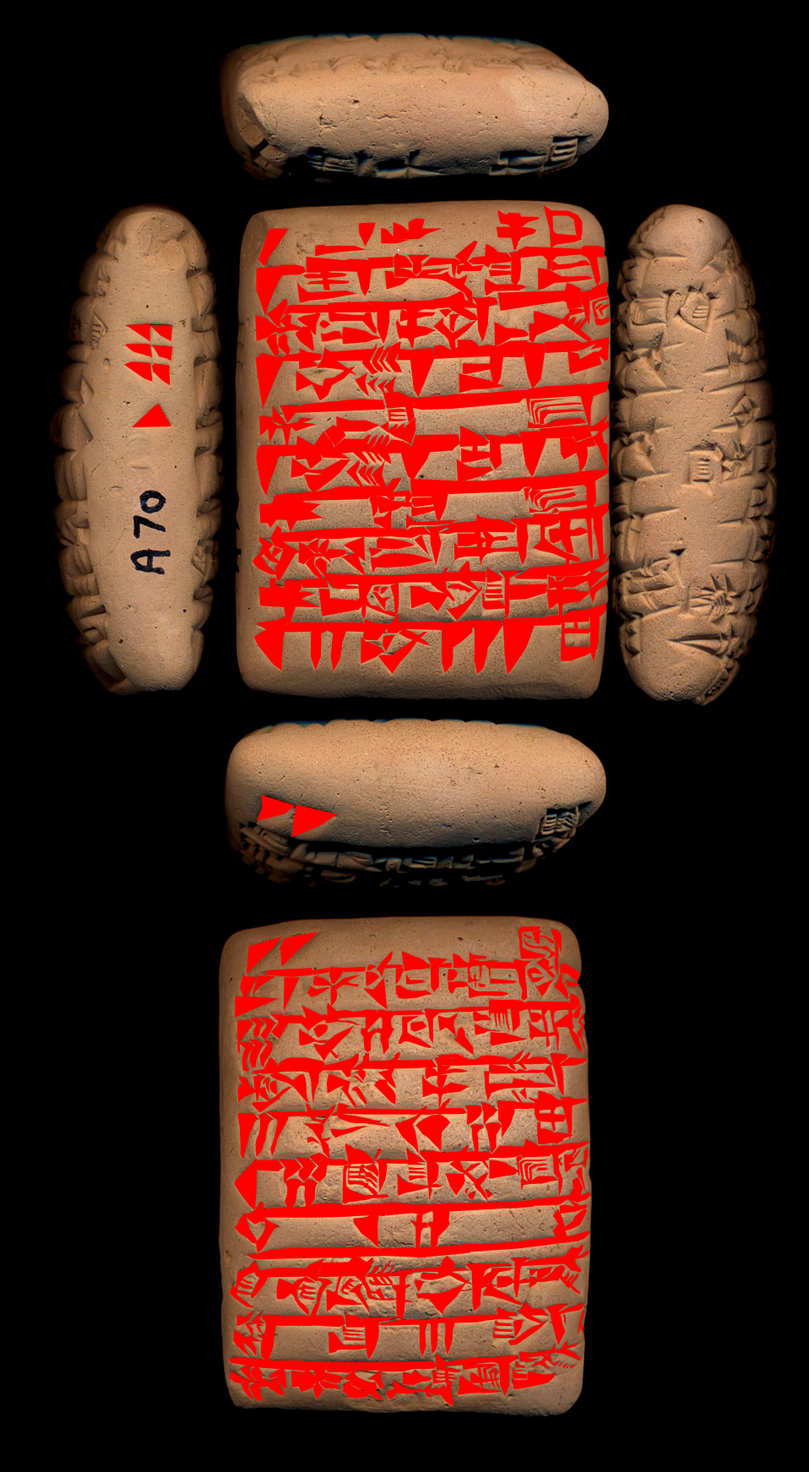
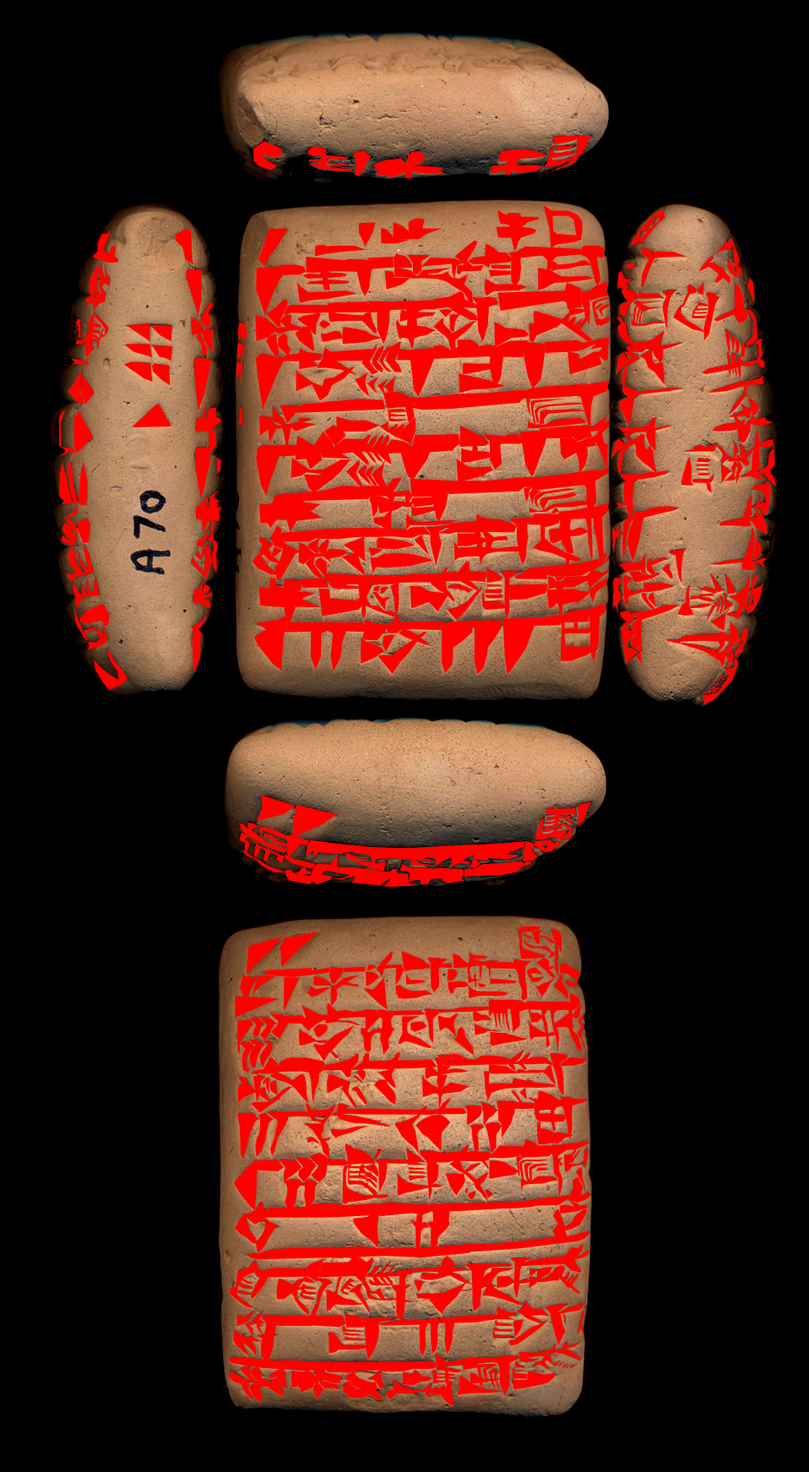
Comparing the layer stacks of the two 809px x 1472px images. Changes:
painted on "P131059.jpg" over [58, 135, 777, 888]
